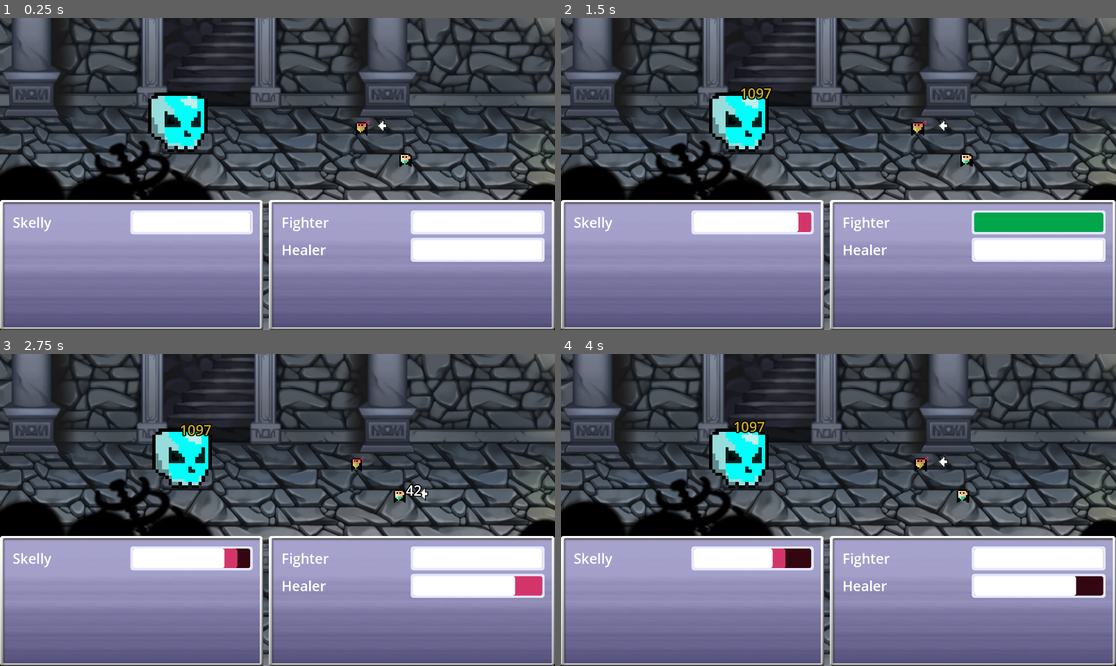
Above: before the commit, frames 1-4 (two rows, left to right).
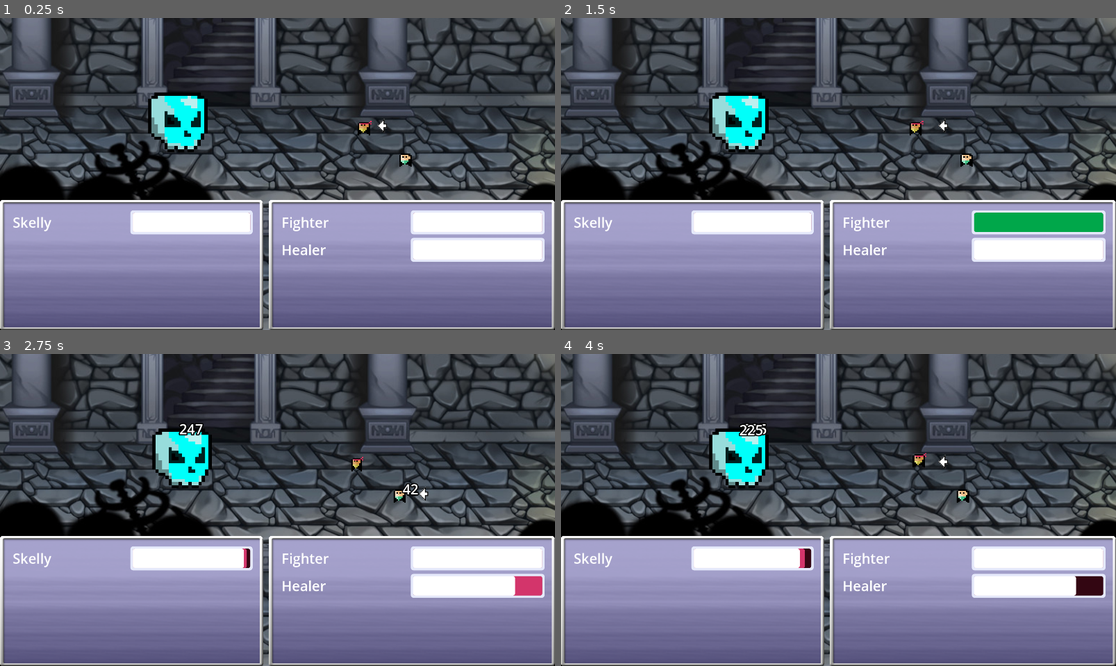
Above: after the commit, the same moments.

Repository: Tjwever/unlikely-pair
Game: Godot game, scene res://Scenes/MainScene.tscn
Two runs of this game, one before a commit and one after it. Both use one fixed random seed, a clock stepped at 60 frames per second and the inputs below.
Inputs (mouse positions are in pixels of both pictures, inside the frame that each line leads up to):
- Up to frame 1 (0.25 s): no input
- Up to frame 2 (1.5 s): tap Enter at 0.5 s; move the mouse to (960, 158) at 0.52 s; hold W (select_up) 0.53-1.28 s; click (960, 158) at 0.6 s; move the mouse to (727, 189) at 1.27 s; hold S (select_down) from 1.28 s (still down); click (727, 189) at 1.35 s
- Up to frame 3 (2.75 s): move the mouse to (333, 441) at 2.02 s; release S (select_down) at 2.03 s; hold W (select_up) from 2.03 s (still down); hold T (test) from 2.03 s (still down); click (333, 441) at 2.3 s
- Up to frame 4 (4 s): move the mouse to (810, 572) at 2.77 s; release T (test) at 2.78 s; click (810, 572) at 2.85 s; tap Space at 3.5 s; move the mouse to (1005, 556) at 3.52 s; release W (select_up) at 3.53 s; hold S (select_down) from 3.53 s (still down); click (1005, 556) at 3.6 s

The runs differ from the first frame. In frame 1, less than 0.1% of the frame differs, in the area x 64-67%, y 32-38%; in frame 2, 0.4%; in frame 3, 0.5%; in frame 4, 0.7%, in the area x 31-67%, y 21-69%.

Commit message:
added big attack for Skelly after 10 seconds hitting all allies

Diff:
--- a/Characters/Allies/Fighter.gd
+++ b/Characters/Allies/Fighter.gd
@@ -16,11 +16,13 @@
 var max_health := 400
 var current_health := 400
 var defense := 3
-var attack_damge := 550
-var critical_hit_rate: int = 60
+var attack_damge := 250
 var speed := 9.0
+var critical_hit_rate: int = 3
+var double_attack_rate: int = 60
+var is_critical_hit: bool = false
+var is_double_attack: bool = false
 var isDead: bool = false
-var is_critical_hit: bool = false
 
 var speed_calculation: float = float(BASE_WAIT_TIME / float(speed / 10.0))
 
@@ -44,12 +46,22 @@
 
 func attack():
 	if enemy.current_health != 0:
+		var damage_dealt = calculate_damage(attack_damge, enemy.defense)
+		var double_attack_damage = randi_range(0, damage_dealt / 2)
+
+		is_double_attack = (randi() % 100) < double_attack_rate
+
 		animation_player.play("quick_attack")
 		await get_tree().create_timer(0.32).timeout
-		var damage_dealt = calculate_damage(attack_damge, enemy.defense)
-		print('Fighter deals ', damage_dealt)
-		enemy.take_damage(damage_dealt, is_critical_hit)
-		#enemy.take_damage(damage_dealt)
+		#print('Fighter deals ', damage_dealt)
+		if is_double_attack:
+			animation_player.play("double_attack")
+			await get_tree().create_timer(0.1).timeout
+			enemy.take_damage(damage_dealt - double_attack_damage, is_critical_hit)
+			enemy.take_damage(damage_dealt - double_attack_damage, is_critical_hit)
+			is_double_attack = false
+		else:
+			enemy.take_damage(damage_dealt, is_critical_hit)
 		is_critical_hit = false
 	else:
 		timer.stop()
--- a/Characters/Allies/Fighter.tscn
+++ b/Characters/Allies/Fighter.tscn
@@ -90,10 +90,43 @@
 "values": [Vector2(1, 1), Vector2(1, 1), Vector2(1.24038, 1), Vector2(0.744591, 1), Vector2(1, 1), Vector2(1, 1)]
 }
 
+[sub_resource type="Animation" id="Animation_jlf1k"]
+resource_name = "double_attack"
+step = 0.05
+tracks/0/type = "value"
+tracks/0/imported = false
+tracks/0/enabled = true
+tracks/0/path = NodePath("Sprite2D:position")
+tracks/0/interp = 1
+tracks/0/loop_wrap = true
+tracks/0/keys = {
+"times": PackedFloat32Array(0, 0.05, 0.15, 0.25, 0.4, 0.5, 0.75, 1),
+"transitions": PackedFloat32Array(1, 1, 1, 1, 1, 1, 1, 1),
+"update": 0,
+"values": [Vector2(0, 0), Vector2(-325, -5.58793e-06), Vector2(0, 0), Vector2(-325, -5.58793e-06), Vector2(-115, -225), Vector2(0, 0), Vector2(0, 0), Vector2(0, 0)]
+}
+
+[sub_resource type="Animation" id="Animation_t1lv0"]
+length = 0.001
+tracks/0/type = "value"
+tracks/0/imported = false
+tracks/0/enabled = true
+tracks/0/path = NodePath("Sprite2D:position")
+tracks/0/interp = 1
+tracks/0/loop_wrap = true
+tracks/0/keys = {
+"times": PackedFloat32Array(0),
+"transitions": PackedFloat32Array(1),
+"update": 0,
+"values": [Vector2(365, 0)]
+}
+
 [sub_resource type="AnimationLibrary" id="AnimationLibrary_iqqwl"]
 _data = {
+"RESET": SubResource("Animation_t1lv0"),
 "charge_attack": SubResource("Animation_hh8ym"),
 "death": SubResource("Animation_w2ohr"),
+"double_attack": SubResource("Animation_jlf1k"),
 "quick_attack": SubResource("Animation_e83nu")
 }
 
@@ -110,7 +143,6 @@
 texture = ExtResource("1_blj0s")
 
 [node name="Sprite2D" type="Sprite2D" parent="."]
-position = Vector2(-84.6154, 0)
 texture = ExtResource("1_hyssi")
 centered = false
 
@@ -120,6 +152,7 @@
 shape = SubResource("RectangleShape2D_gd4ks")
 
 [node name="AnimationPlayer" type="AnimationPlayer" parent="."]
+reset_on_save = false
 libraries = {
 "": SubResource("AnimationLibrary_iqqwl")
 }
--- a/Characters/Enemies/Skelly.gd
+++ b/Characters/Enemies/Skelly.gd
@@ -8,7 +8,8 @@
 @onready var healthbar = $"../GameUI/EnemySideUI/GridContainer/MarginContainer/VBoxContainer/HBoxContainer/Healthbar"
 @onready var fighter = $"../Fighter"
 @onready var healer = $"../Healer"
-@onready var timer = $Timer
+@onready var regular_attack_timer = $RegularAttackTimer
+@onready var big_attack_timer = $BigAttackTimer
 @onready var animation_player = $AnimationPlayer
 @onready var damage_numbers_origin = $DamageNumbersOrigin
 
@@ -20,46 +21,55 @@
 var defense := 3
 var attack_damge := 45
 var speed := 8.0
+var big_attack_cooldown : int = 10
+var is_big_attack : bool = false
 
 func _ready():
 	healthbar.init_health(current_health)
 	set_attack_timer()
-	timer.start()
+	regular_attack_timer.start()
+	big_attack_timer.wait_time = big_attack_cooldown
+	big_attack_timer.start()
 
 func set_attack_timer():
-	timer.wait_time = BASE_WAIT_TIME / (speed / 10.0)
-	#print("Enemy attack wait time set to: ", timer.wait_time)
+	regular_attack_timer.wait_time = BASE_WAIT_TIME / (speed / 10.0)
 
 func calculate_damage(atk_damage, fighter_defense):
 	return max(0, atk_damage - fighter_defense)
 
 func choose_target():
-	print('is fighter alive: ', fighter.isDead)
-	print('is healer alive: ', healer.isDead)
 	var rand = randi() % 100
 	if rand < 70:
 		if fighter.isDead:
-			print('fighter is dead, picking healer')
 			return healer
 		return fighter
 	else:
 		if healer.isDead:
-			print('healer is dead, picking fighter')
 			return fighter
 		return healer
 
 func attack():
 	var target = choose_target()
-
 	if fighter.isDead and healer.isDead:
-		timer.stop()
+		regular_attack_timer.stop()
 
 	if target:
-		animation_player.play("quick_attack")
-		await get_tree().create_timer(0.1).timeout
 		var damage_dealt = calculate_damage(attack_damge, target.defense)
-		#print('Enemy deals ', damage_dealt)
-		target.take_damage(damage_dealt)
+
+		if is_big_attack:
+			animation_player.play("big_attack")
+			await get_tree().create_timer(0.75).timeout
+			if fighter.isDead or healer.isDead:
+				target.take_damage(damage_dealt)
+			else:
+				fighter.take_damage(damage_dealt + 25) # 25 is arbitrary number for now
+				healer.take_damage(damage_dealt + 25)
+			is_big_attack = false
+		else:
+			animation_player.play("quick_attack")
+			await get_tree().create_timer(0.1).timeout
+			#print('Enemy deals ', damage_dealt)
+			target.take_damage(damage_dealt)
 
 func take_damage(damage, is_critical_hit):
 	current_health -= damage
@@ -71,14 +81,11 @@
 		current_health = 0
 
 	if current_health == 0:
-		animation_player.play("death")
-		print('**gasp**')
+		regular_attack_timer.stop()
+		animation_player.queue("death")
 		await get_tree().create_timer(1).timeout
-		timer.stop()
-		print('Im dead....')
+		emit_signal("enemy_defeated")
 		queue_free()
-		emit_signal("enemy_defeated")
-		print('death')
 
 # Example function to heal
 func heal(amount):
@@ -92,3 +99,7 @@
 
 func _on_timer_timeout():
 	attack()
+
+func _on_big_attack_timer_timeout():
+	is_big_attack = true
+	big_attack_timer.start()
--- a/Characters/Enemies/Skelly.tscn
+++ b/Characters/Enemies/Skelly.tscn
@@ -130,9 +130,12 @@
 "": SubResource("AnimationLibrary_80k34")
 }
 
-[node name="Timer" type="Timer" parent="."]
+[node name="RegularAttackTimer" type="Timer" parent="."]
+
+[node name="BigAttackTimer" type="Timer" parent="."]
 
 [node name="DamageNumbersOrigin" type="Node2D" parent="."]
 position = Vector2(324.999, -47.2221)
 
-[connection signal="timeout" from="Timer" to="." method="_on_timer_timeout"]
+[connection signal="timeout" from="RegularAttackTimer" to="." method="_on_timer_timeout"]
+[connection signal="timeout" from="BigAttackTimer" to="." method="_on_big_attack_timer_timeout"]
Not shown: 1 places in Characters/Allies/Fighter.tscn that only renumber resources
